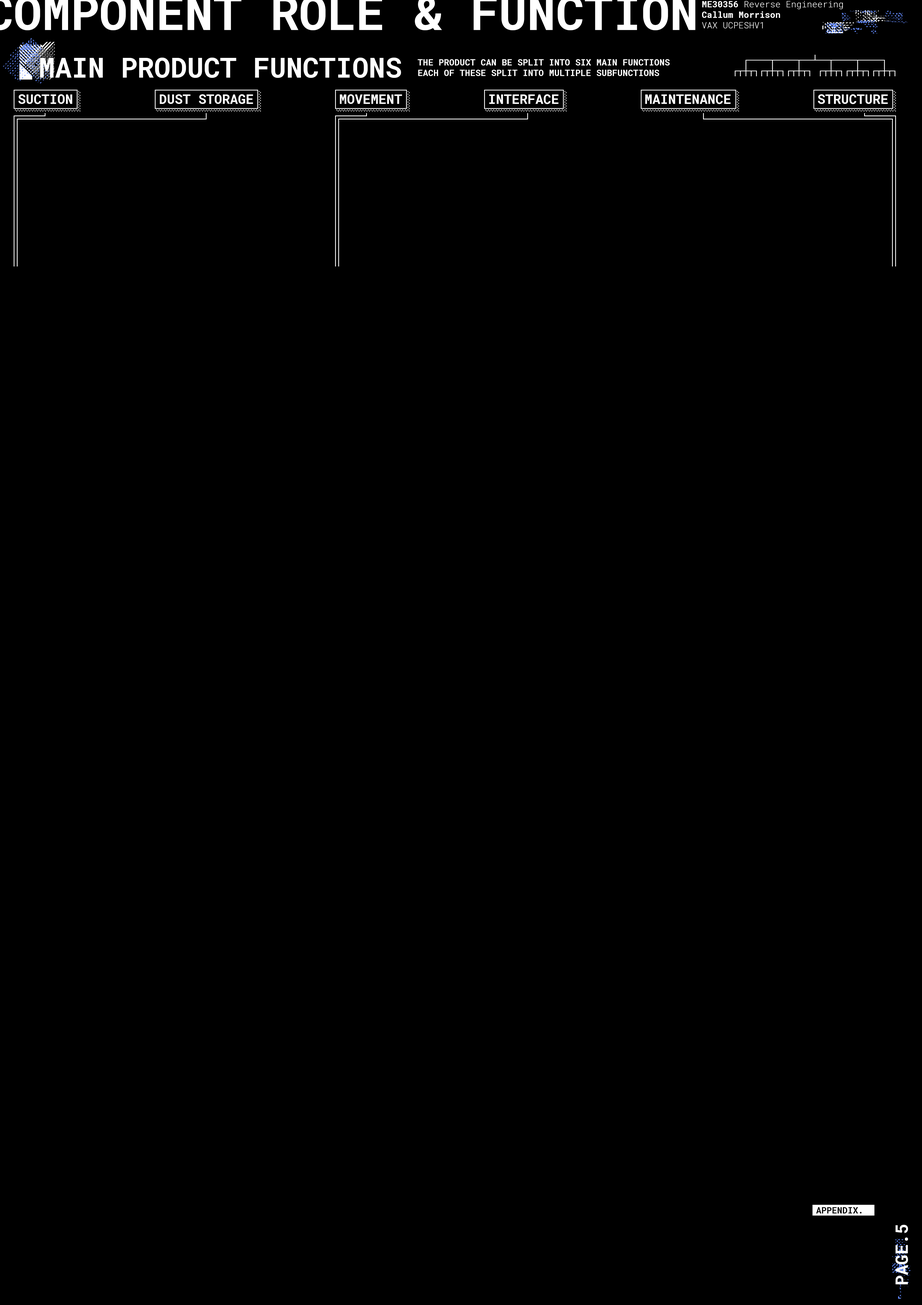
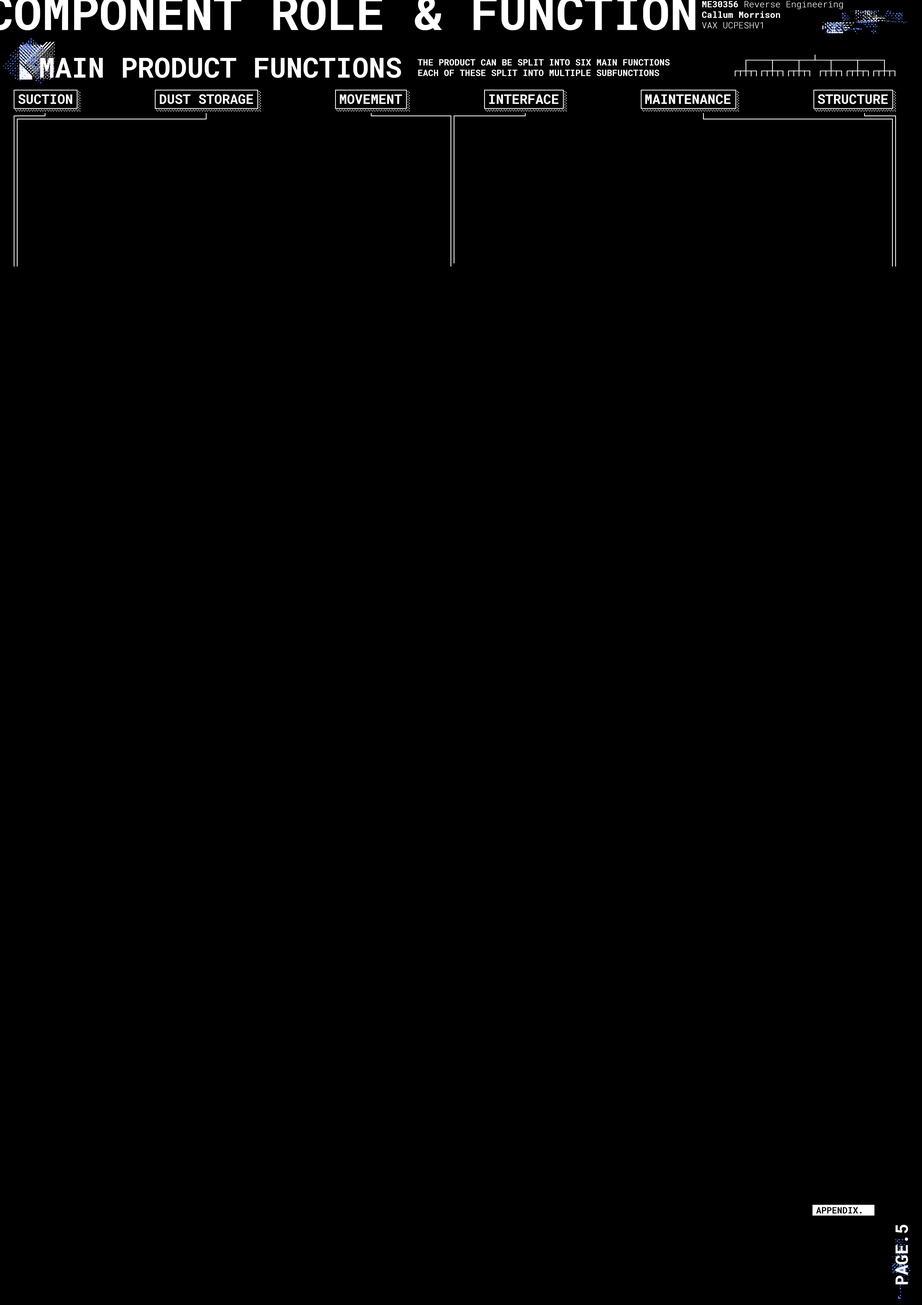
Comparing the layer stacks of the two w=922, h=1305 images. Changes:
painted on "Shape 1 copy 6" (1st of 2, in "TOP HEADINGS" › "MAIN HEADINGS") over <box>335,113,452,267</box>
painted on "Shape 1 copy 6" (2nd of 2, in "TOP HEADINGS" › "MAIN HEADINGS") over <box>338,113,529,267</box>
